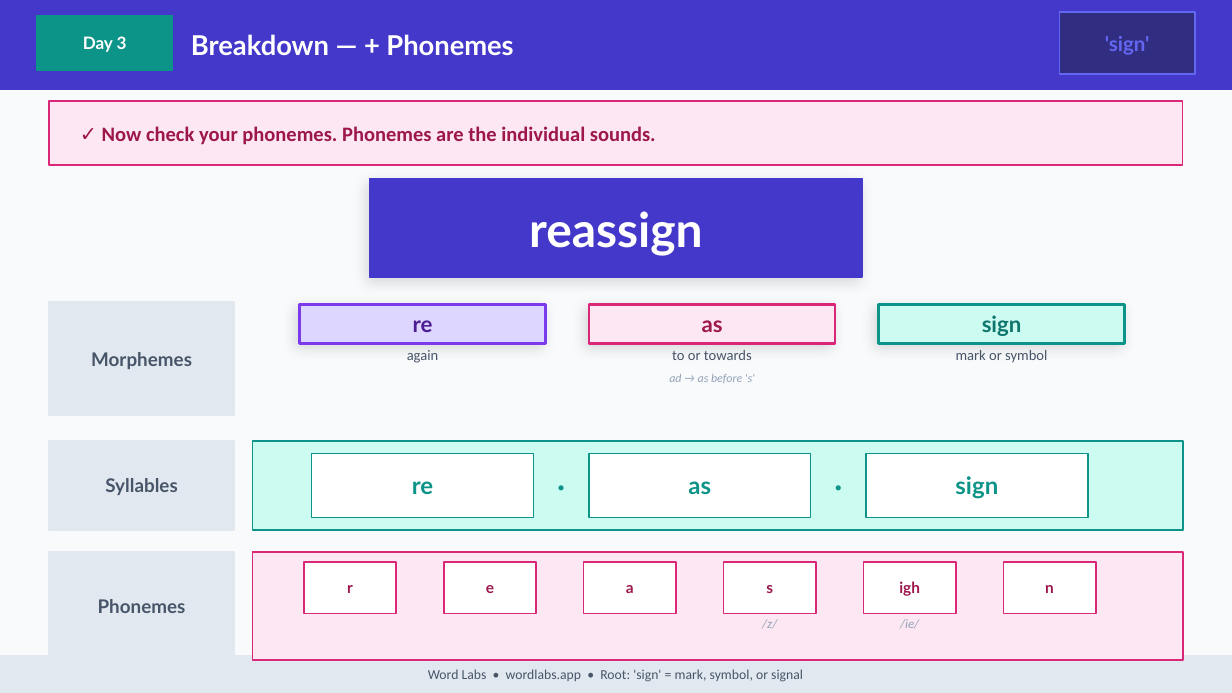
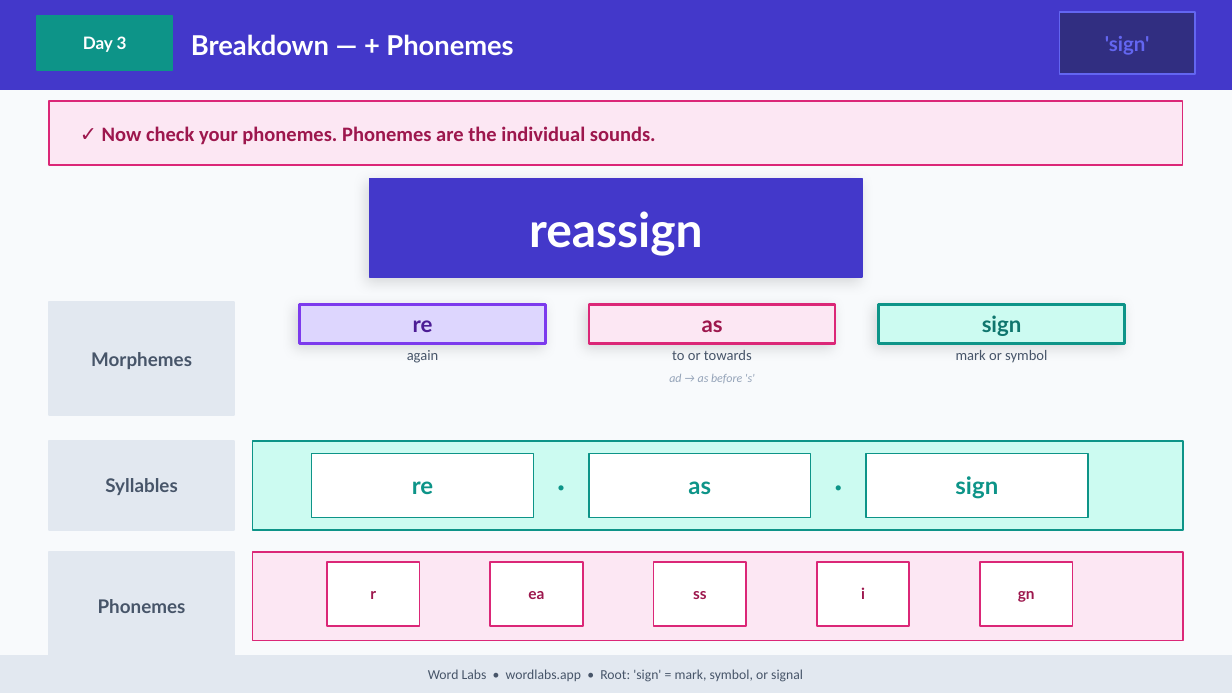
Before and after one commit to NickD135/morphology-builder, a slide deck: slide 31 of output/wordlabs-sign-3day.pptx. Drawn at 1232x693 pixels with LibreOffice and Linux fonts; fonts in the diff are those of the drawing. Boxes give left, top, right and bottom in pixels: in the first picture for what was removed or moved away, otherwise in the second. Text is boxed around its words. In the diff, an @@ line names an element or a change of style, - is before the commit and + after.

```diff
--- a/output/wordlabs-sign-3day.pptx
+++ b/output/wordlabs-sign-3day.pptx
@@ rectangle: place and size @@
-rectangle at (253,552,1183,660)
+rectangle at (253,552,1183,641)
@@ text "r": place and size @@
-text "r" at (347,585,353,593)
+text "r" at (370,591,376,599)
@@ rectangle: place and size @@
-rectangle at (304,562,397,614)
+rectangle at (326,562,419,626)
@@ rectangle: place and size @@
-rectangle at (444,562,536,614)
+rectangle at (490,562,583,626)
@@ rectangle: place and size @@
-rectangle at (584,562,676,614)
+rectangle at (653,562,745,626)
@@ rectangle: place and size @@
-rectangle at (723,562,816,614)
+rectangle at (817,562,909,626)
@@ rectangle removed at (864,562,956,614) @@
@@ proportions changed in 6 elements at (253,552,1183,641), (326,562,419,626), (490,562,583,626), (653,562,745,626), (817,562,909,626), (981,562,1073,626) @@
@@ rectangle: place and size @@
-rectangle at (1003,562,1095,614)
+rectangle at (981,562,1073,626)
@@ text at (528,591,544,599): text changed @@
-e
+ea
@@ text at (693,591,707,599): text changed @@
-a
+ss
@@ text at (861,587,865,599): text changed @@
-s
+i
@@ text removed at (899,581,920,596) @@
-igh
@@ text added at (1018,591,1035,602), 9 pt, text #9D174D, bold @@
+gn
@@ text removed at (1045,585,1054,593) @@
-n
@@ text removed at (762,620,777,628) @@
-/z/
@@ text removed at (900,619,919,628) @@
-/ie/
```
Also in this commit, not shown: 4 other slides changed, 43 other files.
